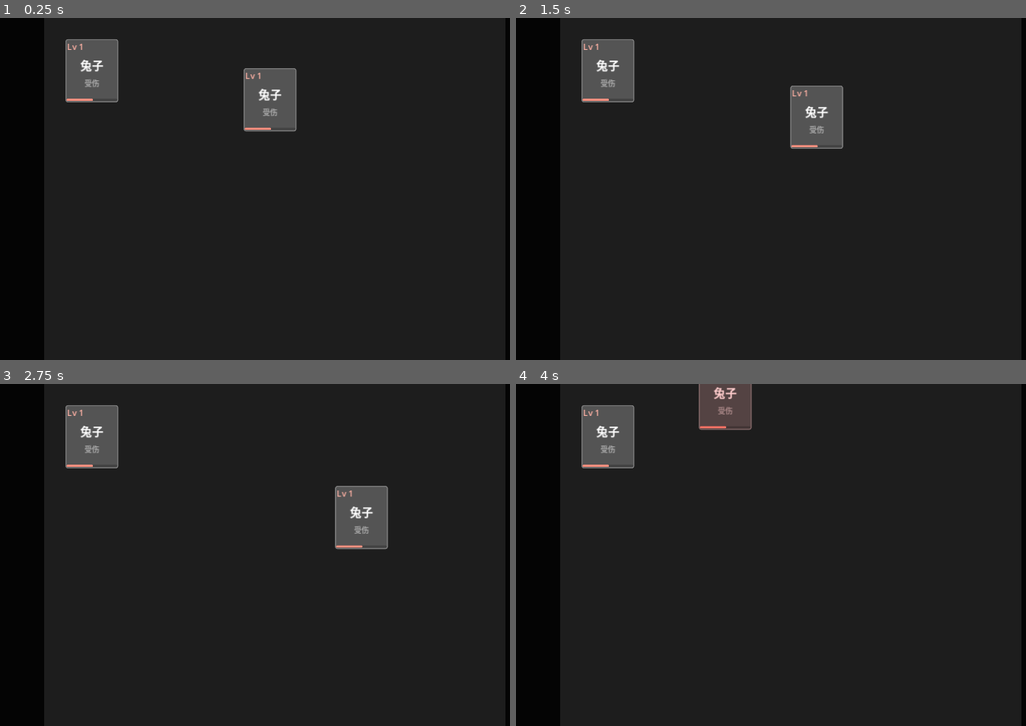
Above: before the commit, frames 1-4 (two rows, left to right).
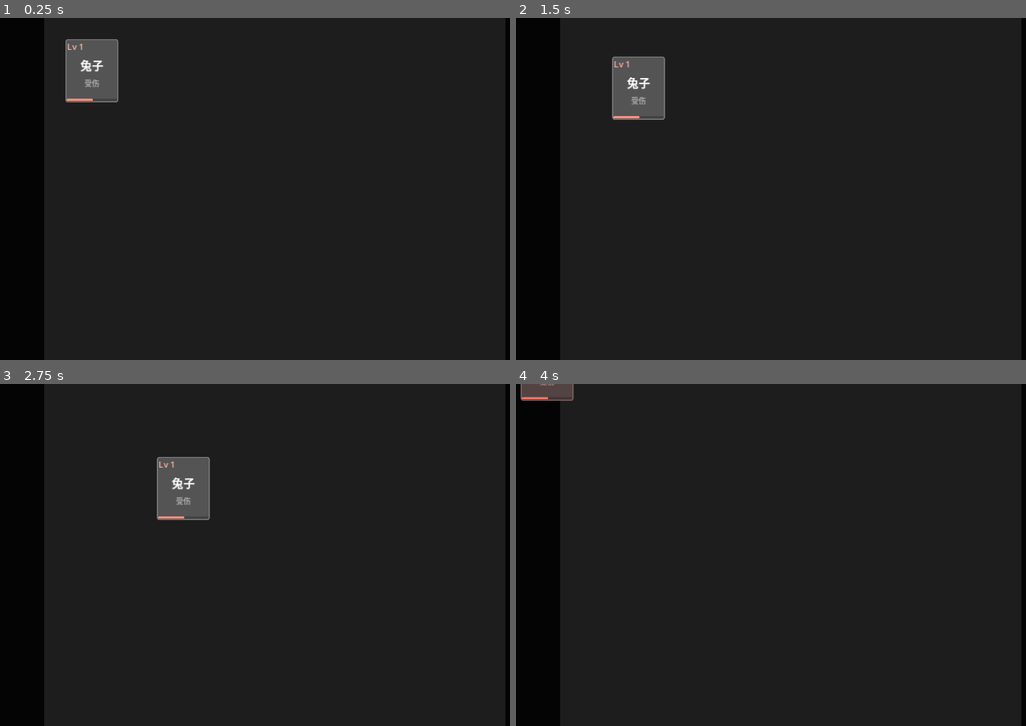
Above: after the commit, the same moments.

Repository: onlyLucky/SweetCake
Game: Godot game, scene res://scenes/main.tscn
The game is run twice, just before and just after one commit, with the same random seed, the same clock (stepped at 60 frames per second) and the same inputs.
Inputs (mouse positions are in pixels of both pictures, inside the frame that each line leads up to):
- Up to frame 1 (0.25 s): no input
- Up to frame 2 (1.5 s): tap Enter at 0.5 s; move the mouse to (924, 171) at 0.52 s; click (924, 171) at 0.67 s; tap Space at 1.25 s; drag from (669, 206) to (760, 257) at 1.27 s
- Up to frame 3 (2.75 s): tap Enter at 2 s; move the mouse to (336, 479) at 2.02 s; click (336, 479) at 2.17 s
- Up to frame 4 (4 s): tap Space at 2.75 s; drag from (760, 623) to (607, 503) at 2.77 s; tap Enter at 3.5 s; move the mouse to (975, 606) at 3.52 s; click (975, 606) at 3.67 s

The runs differ from the first frame. In frame 1, 1.9% of the frame differs, in the area x 47-59%, y 14-34%; in frame 2, 4.7%; in frame 3, 5.8%, in the area x 12-77%, y 6-49%; in frame 4, 3.8%.

Commit message:
feat: upload scenes

Diff:
--- a/fruit/CardLand/scenes/main.tscn
+++ b/fruit/CardLand/scenes/main.tscn
@@ -50,9 +50,3 @@
 offset_top = 40.0
 offset_right = 140.0
 offset_bottom = 160.0
-
-[node name="CardItem2" parent="CardBox" instance=ExtResource("1_w7ou6")]
-offset_left = 377.0
-offset_top = 95.0
-offset_right = 477.0
-offset_bottom = 215.0
